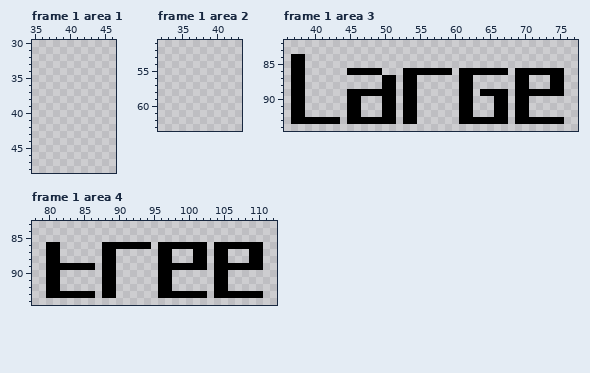
One commit to this pixel-art file: src/assets/spritesheet.aseprite. That is the earlier state.
256x256 pixels, 4 frames. Shown: frame 1 area 1: x 35..46, y 30..48; frame 1 area 2: x 32..43, y 51..63; frame 1 area 3: x 36..77, y 82..94; frame 1 area 4: x 78..112, y 83..94. The commit also changed other frames or places, which this record leaves out.
The same view after the edit:
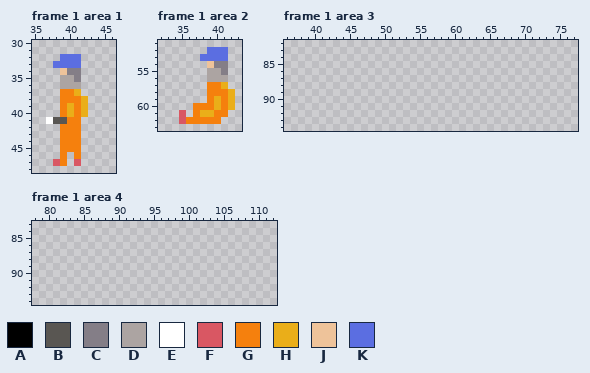
Palette (. is transparent): A #000000  B #595652  C #847e87  D #aca4a2  E #ffffff  F #d95763  G #f5800d  H #eaae19  J #eec39a  K #5b6ee1
The exact change:
Changed rows in their new state; - is an unchanged pixel.
Frame 1 area 1, layer "Layer 1":
first column x 37:
32 --KKK-
33 -KKKK-
34 --JCC-
35 --DDC-
36 --DDD-
37 --GGH-
38 --GGGH
39 --GHGH
40 --GHGH
41 EBBGG-
42 --GGG-
43 --GGG-
44 --GGG-
45 --GGG-
46 --G-G-
47 -FG-F-
Frame 1 area 2, layer "Layer 1":
first column x 35:
52 ----KKK-
53 ---KKKK-
54 ----JCC-
55 ----DDC-
56 ----DDD-
57 ----GGH-
58 ----GGGH
59 ----GHGH
60 --GGGHGH
61 F-GHHGG-
62 FGGGGG--
Frame 1 area 3, layer "Layer 1":
first column x 37:
84 ..-------------------------------------
85 ..-------------------------------------
86 ..------.....---.......-.......-.......
87 ..-----------..-..------..------..---..
88 ..-----------..-..------..------..---..
89 ..------.......-..------..-....-.......
90 ..------..---..-..------..---..-..-----
91 ..------..---..-..------..---..-..-----
92 ..------..---..-..------..---..-..-----
93 .......-.......-..------.......-.......
Frame 1 area 4, layer "Layer 1":
first column x 80:
86 ..------.......-.......-.......
87 ..------..------..---..-..---..
88 ..------..------..---..-..---..
89 .......-..------.......-.......
90 ..------..------..------..-----
91 ..------..------..------..-----
92 ..------..------..------..-----
93 .......-..------.......-.......
Pixel boxes of the changes (left, top, right, bottom) in both pictures:
added: (46, 54, 88, 166)
added: (179, 47, 235, 124)
erased: (291, 54, 564, 124)
erased: (46, 242, 263, 298)
